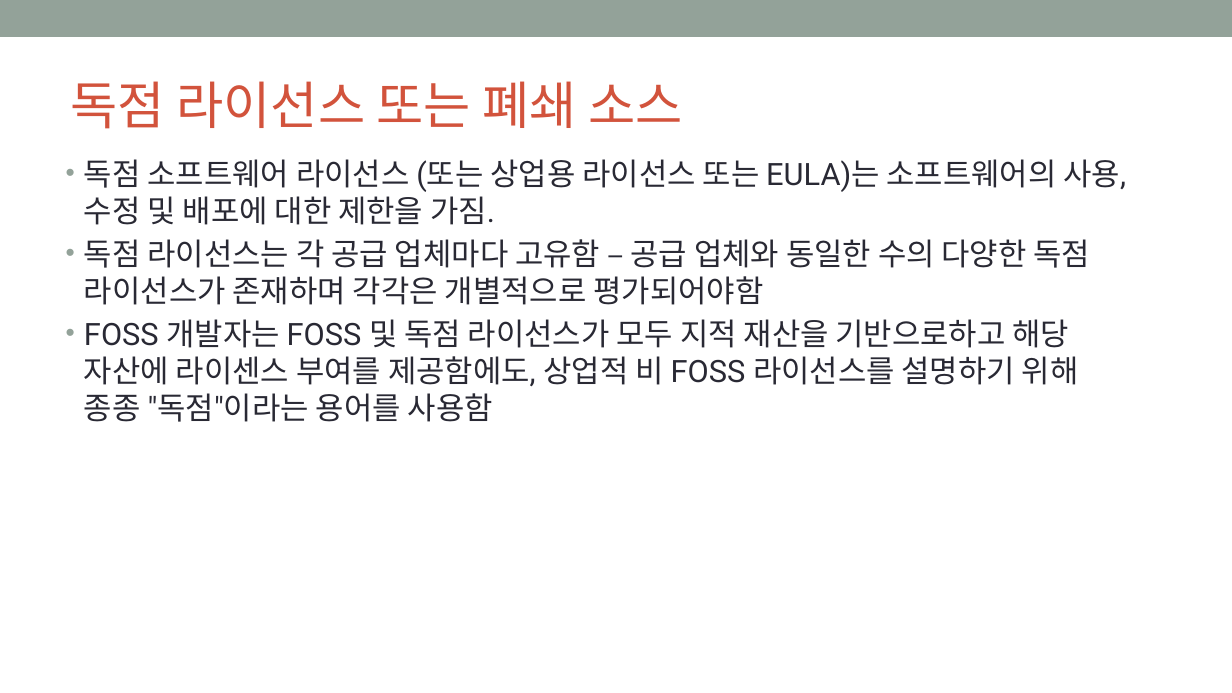
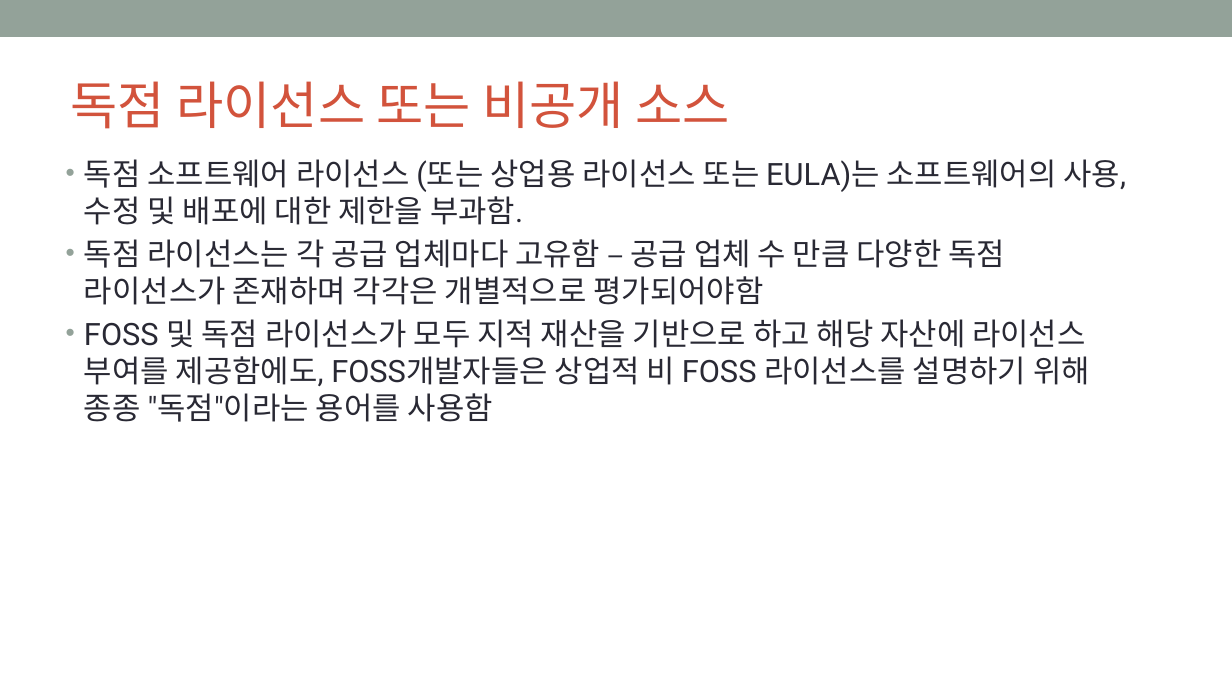
Before and after one commit to OpenChain-KWG/Curriculum-Translation-KR, a slide deck: slide 16 of target/slides/openchain-curriculum-for-1-1.pptx. Drawn at 1232x693 pixels with LibreOffice and Linux fonts; fonts in the diff are those of the drawing; background and template pictures are left out. Boxes give left, top, right and bottom in pixels: in the first picture for what was removed or moved away, otherwise in the second. Text is boxed around its words. In the diff, an @@ line names an element or a change of style, - is before the commit and + after.

```diff
--- a/target/slides/openchain-curriculum-for-1-1.pptx
+++ b/target/slides/openchain-curriculum-for-1-1.pptx
@@ title at bbox=[71, 81, 730, 129]: text changed @@
-독점 라이선스 또는 폐쇄 소스
+독점 라이선스 또는 비공개 소스
@@ text at bbox=[84, 159, 1127, 422]: text changed @@
-• 독점 소프트웨어 라이선스 (또는 상업용 라이선스 또는 EULA)는 소프트웨어의 사용, 수정 및 배포에 대한 제한을 가짐.
-• 독점 라이선스는 각 공급 업체마다 고유함 – 공급 업체와 동일한 수의 다양한 독점 라이선스가 존재하며 각각은 개별적으로 평가되어야함
-• FOSS 개발자는 FOSS 및 독점 라이선스가 모두 지적 재산을 기반으로하고 해당 자산에 라이센스 부여를 제공함에도, 상업적 비 FOSS 라이선스를 설명하기 위해 종종 "독점"이라는 용어를 사용함
+• 독점 소프트웨어 라이선스 (또는 상업용 라이선스 또는 EULA)는 소프트웨어의 사용, 수정 및 배포에 대한 제한을 부과함.
+• 독점 라이선스는 각 공급 업체마다 고유함 – 공급 업체 수 만큼 다양한 독점 라이선스가 존재하며 각각은 개별적으로 평가되어야함
+• FOSS 및 독점 라이선스가 모두 지적 재산을 기반으로 하고 해당 자산에 라이선스 부여를 제공함에도, FOSS개발자들은 상업적 비 FOSS 라이선스를 설명하기 위해 종종 "독점"이라는 용어를 사용함
```
Also in this commit, not shown: 53 other slides changed, 14 slides added, 14 slides removed, 8 other files.
